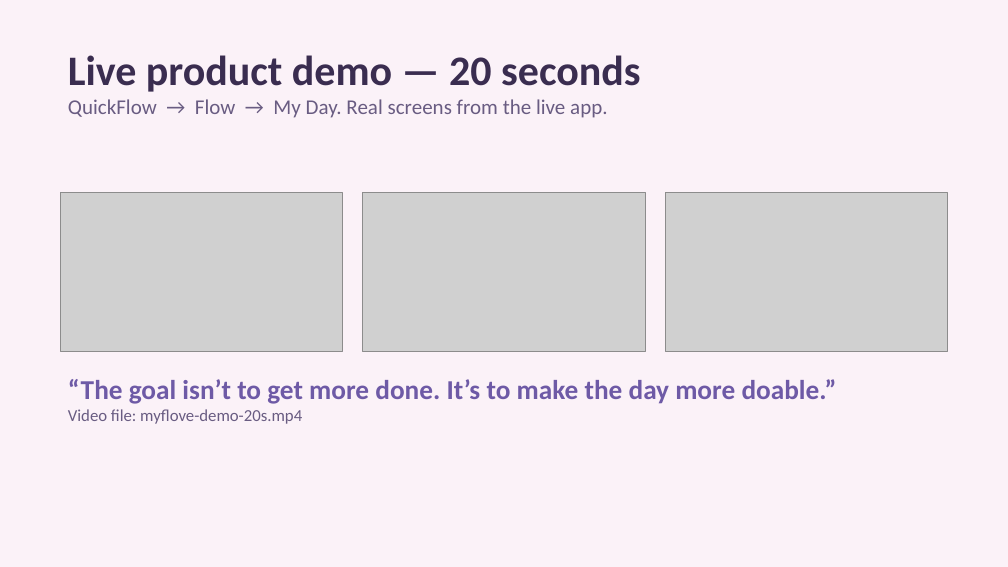
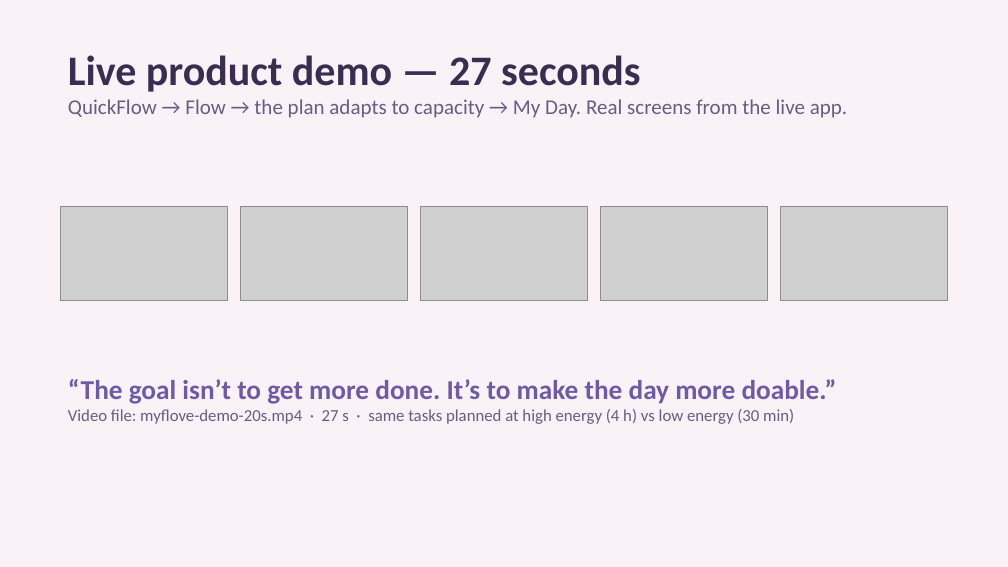
Before and after one commit to camillabaksi/myflove-926d3d31, a slide deck: slide 24 of public/pitch/MyFlove_Pitchdeck_4.2.pptx. Drawn at 1008x567 pixels with LibreOffice and Linux fonts; fonts in the diff are those of the drawing; grey boxes stand for pictures. Boxes give left, top, right and bottom in pixels: in the first picture for what was removed or moved away, otherwise in the second. Text is boxed around its words. In the diff, an @@ line names an element or a change of style, - is before the commit and + after.

```diff
--- a/public/pitch/MyFlove_Pitchdeck_4.2.pptx
+++ b/public/pitch/MyFlove_Pitchdeck_4.2.pptx
@@ text at <box>68,55,847,118</box>: text changed @@
-Live product demo — 20 seconds
-QuickFlow → Flow → My Day. Real screens from the live app.
+Live product demo — 27 seconds
+QuickFlow → Flow → the plan adapts to capacity → My Day. Real screens from the live app.
@@ picture: place and size @@
-picture at <box>60,193,343,352</box>
+picture at <box>60,206,228,300</box>
@@ picture: place and size @@
-picture at <box>363,193,645,352</box>
+picture at <box>240,206,408,300</box>
@@ picture added at <box>420,206,588,300</box> @@
@@ picture added at <box>600,206,768,300</box> @@
@@ picture: place and size @@
-picture at <box>665,193,948,352</box>
+picture at <box>781,206,948,300</box>
@@ text at <box>68,409,794,424</box>: text changed @@
-Video file: myflove-demo-20s.mp4
+Video file: myflove-demo-20s.mp4 · 27 s · same tasks planned at high energy (4 h) vs low energy (30 min)
```
Also in this commit, not shown: 2 other files.
